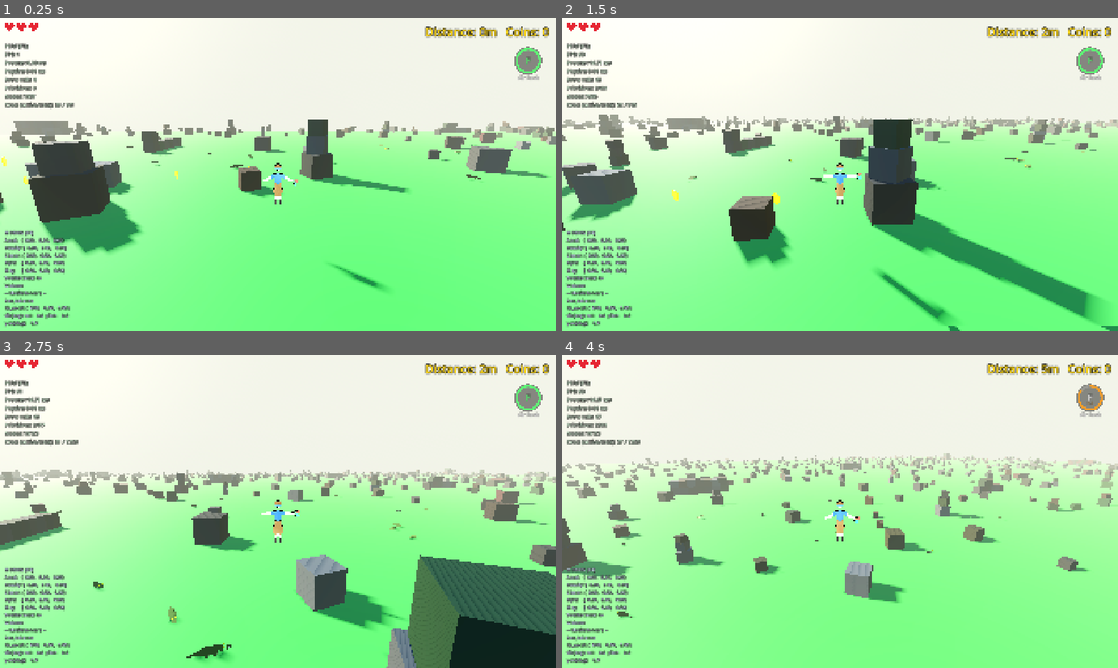
Above: before the commit, frames 1-4 (two rows, left to right).
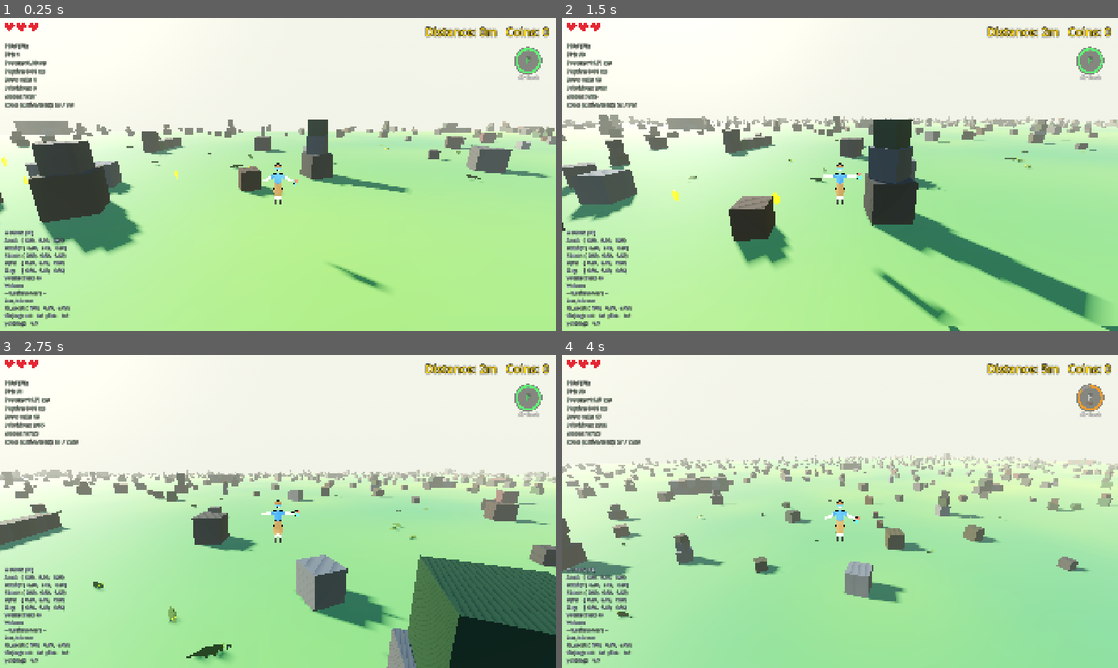
Above: after the commit, the same moments.

Repository: korjavin/godot-test1
Game: Godot game, scene res://scenes/main.tscn
Two runs of this game, one before a commit and one after it. Both use one fixed random seed, a clock stepped at 60 frames per second and the inputs below.
Inputs (mouse positions are in pixels of both pictures, inside the frame that each line leads up to):
- Up to frame 1 (0.25 s): no input
- Up to frame 2 (1.5 s): tap Enter (ui_accept) at 0.5 s; move the mouse to (867, 174) at 0.52 s; hold Shift (run) 0.53-1.28 s; hold W (move_forward) from 0.53 s (still down); tap Space (jump) at 0.77, 1.07 s; move the mouse to (812, 174) at 1.27 s; tap Ctrl (duck) at 1.35 s
- Up to frame 3 (2.75 s): keep holding W (move_forward); tap Space (jump) at 1.52, 1.82 s; tap Shift (run) at 1.55 s; move the mouse to (289, 505) at 2.02 s; hold Shift (run) from 2.03 s (still down)
- Up to frame 4 (4 s): keep holding W (move_forward); move the mouse to (834, 517) at 2.77 s; release Shift (run) at 2.78 s; tap F (special_ability) at 2.85 s; tap Space (jump) at 3.02, 3.32, 3.77 s; tap Shift (run) at 3.05, 3.8 s; move the mouse to (878, 514) at 3.52 s; hold R (switch_character) from 3.53 s (still down)

The runs differ from the first frame. In frame 1, 46% of the frame differs, in the area x 0-100%, y 36-100%; in frame 2, 42%; in frame 3, 28%; in frame 4, 30%.

Commit message:
feat: ground vertex-noise shader — per-vertex world-space 2-octave value noise blending two greens (fragment does only the lerp), ShaderMaterial as the built-in terrain default with the @export Material escape hatch intact

Diff:
--- /dev/null
+++ b/assets/shaders/ground.gdshader
@@ -0,0 +1,62 @@
+// Ground shader — gives the infinite green plane a subtle large-scale
+// mottling (two greens blended by noise) so it reads as terrain instead of
+// a flat billiard table.
+//
+// PERFORMANCE CONTRACT (why this is nearly free, even on web/gl_compatibility):
+// - ALL the noise math runs in vertex() — the chunk plane is subdivided 16x16
+//   (see _get_shared_ground_mesh in endless_terrain.gd), so that's a few
+//   hundred vertices per chunk, once each, not per pixel.
+// - fragment() does ONLY a mix() between two uniform colors using the
+//   interpolated varying. Fill rate is untouched vs the old StandardMaterial3D.
+//
+// SEAMLESSNESS CONTRACT: the noise is sampled at the WORLD-space XZ of each
+// vertex (MODEL_MATRIX applied), so the pattern is one continuous field across
+// the whole world — chunk seams land wherever they land in it and are
+// invisible. Zero per-chunk setup, zero uniforms to update per chunk, which is
+// what lets every chunk share ONE mesh + ONE material.
+shader_type spatial;
+
+// The two greens the noise blends between. Exposed as uniforms so an art pass
+// can retint the ground from the material without touching this file.
+uniform vec3 green_a: source_color = vec3(0.42, 0.55, 0.24); // sunlit grass
+uniform vec3 green_b: source_color = vec3(0.20, 0.44, 0.26); // shaded moss
+
+// Noise value computed per-vertex, interpolated for free across the triangle.
+varying float v_noise;
+
+// Classic sin/dot hash: turns a 2D lattice point into a pseudo-random 0..1
+// value. Deterministic (pure function of position), so the pattern never
+// swims between frames or differs between chunks.
+float hash2(vec2 p) {
+	return fract(sin(dot(p, vec2(127.1, 311.7))) * 43758.5453);
+}
+
+// One octave of value noise: hash the four corners of the lattice cell the
+// point falls in, then blend with a smoothstep-shaped weight (f*f*(3-2f)) so
+// the gradient is continuous — plain linear blending shows the grid.
+float value_noise(vec2 p) {
+	vec2 i = floor(p);
+	vec2 f = fract(p);
+	vec2 u = f * f * (3.0 - 2.0 * f);
+	float a = hash2(i);
+	float b = hash2(i + vec2(1.0, 0.0));
+	float c = hash2(i + vec2(0.0, 1.0));
+	float d = hash2(i + vec2(1.0, 1.0));
+	return mix(mix(a, b, u.x), mix(c, d, u.x), u.y);
+}
+
+void vertex() {
+	// World-space XZ of this vertex — the key to cross-chunk continuity.
+	vec2 world_xz = (MODEL_MATRIX * vec4(VERTEX, 1.0)).xz;
+	// Two octaves: a broad ~40 m wash (dominant) plus ~13 m detail on top.
+	// Weights sum to 1 so the result stays in 0..1 for the fragment lerp.
+	float n = value_noise(world_xz * (1.0 / 40.0)) * 0.65
+			+ value_noise(world_xz * (1.0 / 13.0)) * 0.35;
+	v_noise = clamp(n, 0.0, 1.0);
+}
+
+void fragment() {
+	// Just the lerp — see the performance contract at the top.
+	ALBEDO = mix(green_a, green_b, v_noise);
+	ROUGHNESS = 0.8; // match the old StandardMaterial3D ground roughness
+}
--- a/scripts/endless_terrain.gd
+++ b/scripts/endless_terrain.gd
@@ -81,8 +81,11 @@
 @export var terrain_height: float = 0.0
 
 ## The material to apply to terrain chunks
-## You can customize this in the Godot editor!
-@export var terrain_material: StandardMaterial3D
+## You can customize this in the Godot editor! Typed as the base Material so
+## it accepts EITHER a StandardMaterial3D or a ShaderMaterial — when left
+## empty, _ready() builds the default ShaderMaterial running
+## assets/shaders/ground.gdshader (a vertex-noise two-green blend).
+@export var terrain_material: Material
 
 ## Enable/disable object spawning on terrain
 @export var spawn_objects: bool = true
@@ -516,11 +519,15 @@
 		push_warning("No player found! Add the player to the 'player' group.")
 		return
 
-	# Create default material if none provided
+	# Create default material if none provided.
+	# The built-in default is the ground vertex-noise shader (two greens blended
+	# by a per-VERTEX world-space noise — see assets/shaders/ground.gdshader for
+	# why it's nearly free and seamless across chunks). The @export escape hatch
+	# still wins: assign ANY Material in the editor and this block is skipped.
 	if not terrain_material:
-		terrain_material = StandardMaterial3D.new()
-		terrain_material.albedo_color = Color(0.2, 0.6, 0.2)  # Green grass color
-		terrain_material.roughness = 0.8
+		var ground_material := ShaderMaterial.new()
+		ground_material.shader = load("res://assets/shaders/ground.gdshader")
+		terrain_material = ground_material
 
 	# Enable the depth fog on ALL platforms (thick on web to mask the reduced view
 	# distance, thin on desktop as a horizon haze — see _setup_fog). Done after the
Not shown, changed: docs/plans/20260814-rendering-perf-look.md
